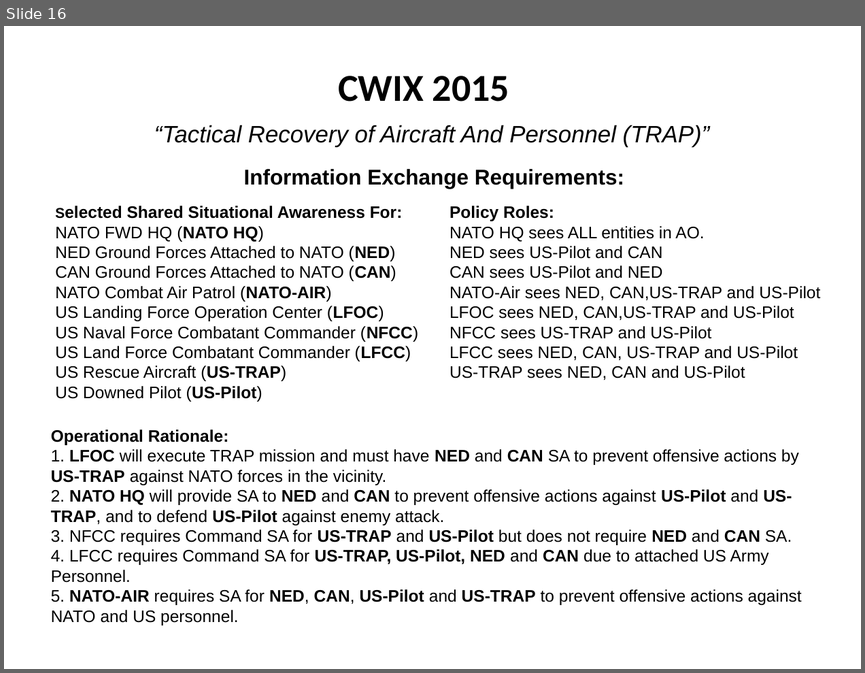
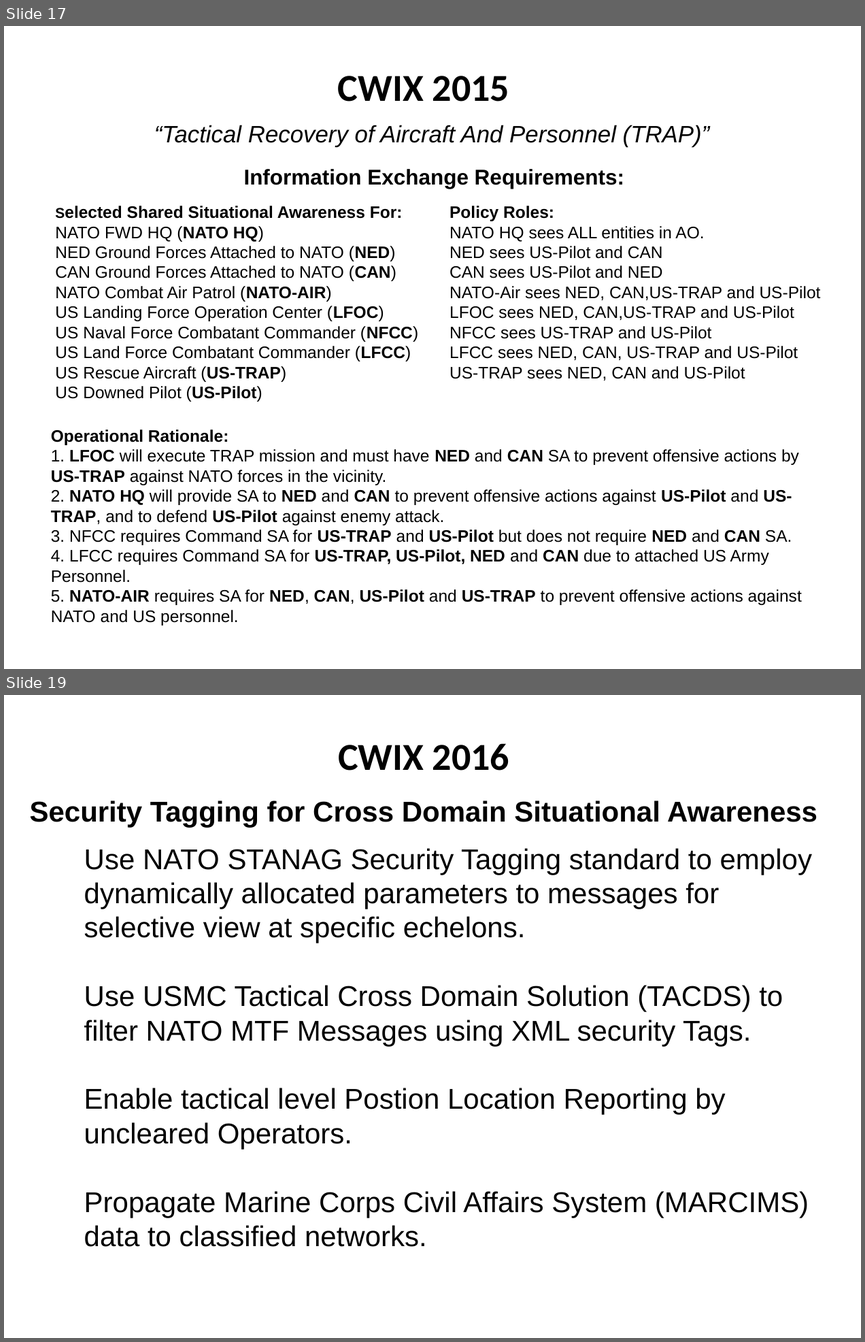
Before and after one commit to mil-oss/MTFXML, a slide deck: Docs/Re-factor/MTF_XML_Refactor_Brief.pptx. Shown one above the other, each under a label of ours: slide 16 before the commit, slides 17 and 19 after it; the slides between them are not shown. The pictures are 865x673 and 865x1342 pixels, drawn with LibreOffice and Linux fonts; fonts in the diff are those of the drawing; background and template pictures are left out. Boxes give left, top, right and bottom in pixels: in the first picture for what was removed or moved away, otherwise in the second. Text is boxed around its words. In the diff, an @@ line names an element or a change of style, - is before the commit and + after.

```diff
--- a/Docs/Re-factor/MTF_XML_Refactor_Brief.pptx
+++ b/Docs/Re-factor/MTF_XML_Refactor_Brief.pptx
@@ slide 19 added at (4, 695, 861, 1338), background #FFFFFF @@
@@ text added at (338, 743, 509, 770), 32 pt, text #000000, bold @@
+CWIX 2016
@@ text added at (30, 800, 817, 828), 24 pt, text #000000, bold @@
+Security Tagging for Cross Domain Situational Awareness
@@ text added at (84, 848, 812, 1246), 24 pt, text #000000 @@
+● Use NATO STANAG Security Tagging standard to employ dynamically allocated parameters to messages for selective view at specific echelons.
+● Use USMC Tactical Cross Domain Solution (TACDS) to filter NATO MTF Messages using XML security Tags.
+● Enable tactical level Postion Location Reporting by uncleared Operators.
+● Propagate Marine Corps Civil Affairs System (MARCIMS) data to classified networks.
@@ what was slide 16 is now slide 17 @@
```
Also in this commit, not shown: 10 slides changed, 6 other slides added, 4 slides removed, 11 other files.
